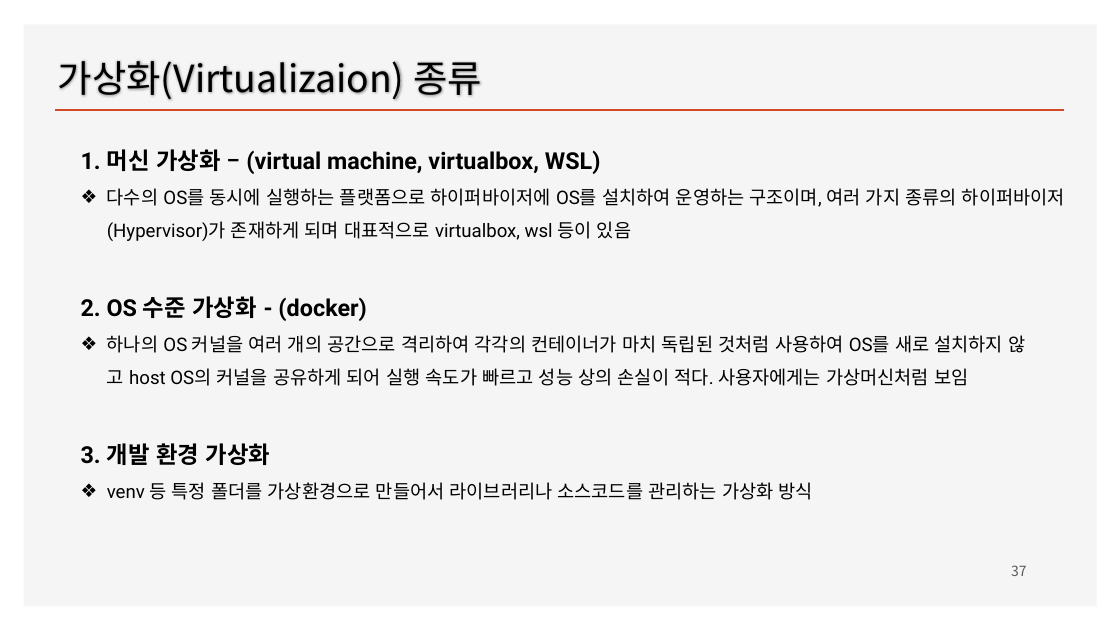
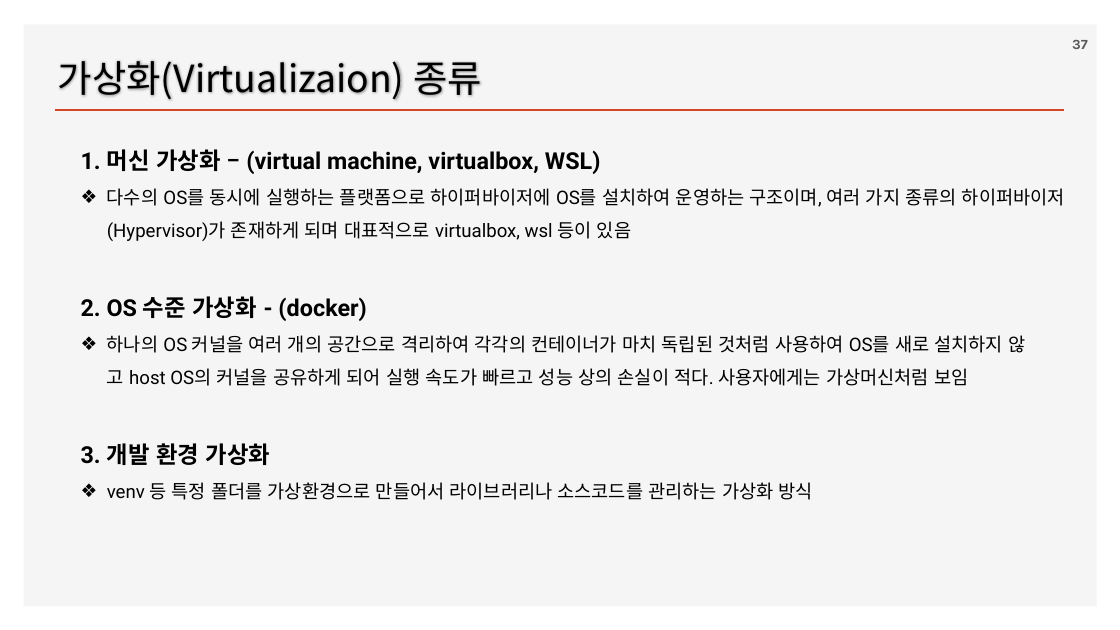
Before and after one commit to ancestor9/2026_Fall_Application-Deployment, a slide deck: slide 37 of App Deployment.pptx. Drawn at 1120x630 pixels with LibreOffice and Linux fonts; fonts in the diff are those of the drawing; background and template pictures are left out. Boxes give left, top, right and bottom in pixels: in the first picture for what was removed or moved away, otherwise in the second. Text is boxed around its words. In the diff, an @@ line names an element or a change of style, - is before the commit and + after.

```diff
--- a/App Deployment.pptx
+++ b/App Deployment.pptx
@@ page number: place and size @@
-page number at (1011, 565, 1027, 576)
+page number at (1072, 40, 1088, 49)
@@ page number at (1072, 40, 1088, 49): font Noto Sans CJK KR to Karla, bold on @@
```
Also in this commit, not shown: 13 other slides changed, 4 slides removed.
